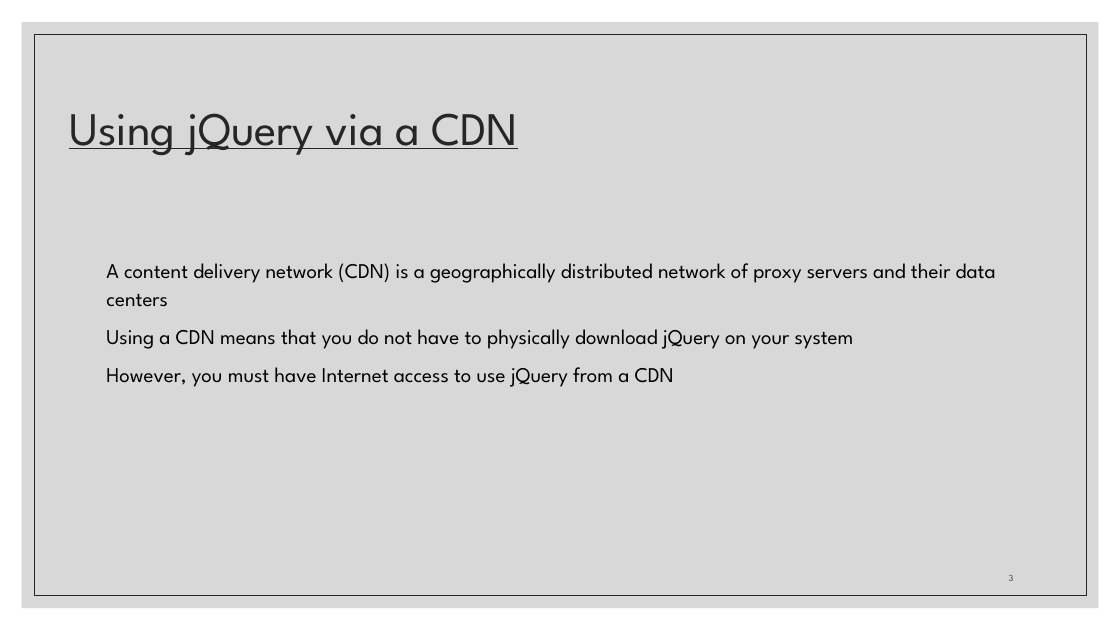
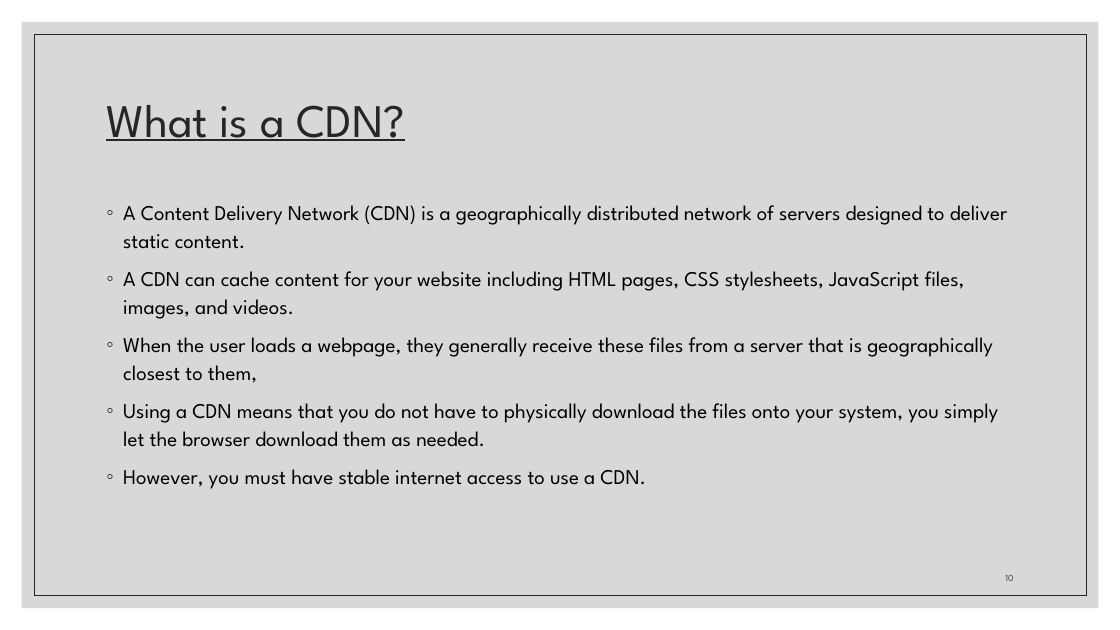
Before and after one commit to zackstotts/base-node-curriculum, a slide deck: slide 10 of unit_00/html_review/05 jQuery.pptx (slide 3 before the commit). Drawn at 1120x630 pixels with LibreOffice and Linux fonts; fonts in the diff are those of the drawing. Boxes give left, top, right and bottom in pixels: in the first picture for what was removed or moved away, otherwise in the second. Text is boxed around its words. In the diff, an @@ line names an element or a change of style, - is before the commit and + after.

```diff
--- a/unit_00/html_review/05 jQuery.pptx
+++ b/unit_00/html_review/05 jQuery.pptx
@@ title at [106,105,405,141]: text changed @@
-Using jQuery via a CDN
+What is a CDN?
@@ text at [123,205,1007,489]: text changed @@
-A content delivery network (CDN) is a geographically distributed network of proxy servers and their data centers
-Using a CDN means that you do not have to physically download jQuery on your system
-However, you must have Internet access to use jQuery from a CDN
+◦ A Content Delivery Network (CDN) is a geographically distributed network of servers designed to deliver static content.
+◦ A CDN can cache content for your website including HTML pages, CSS stylesheets, JavaScript files, images, and videos.
+◦ When the user loads a webpage, they generally receive these files from a server that is geographically closest to them,
+◦ Using a CDN means that you do not have to physically download the files onto your system, you simply let the browser download them as needed.
+◦ However, you must have stable internet access to use a CDN.
@@ page number at [1005,575,1013,581]: text changed @@
-3
+10
```
Also in this commit, not shown: 34 other slides changed, 10 slides added, 2 slides removed.
